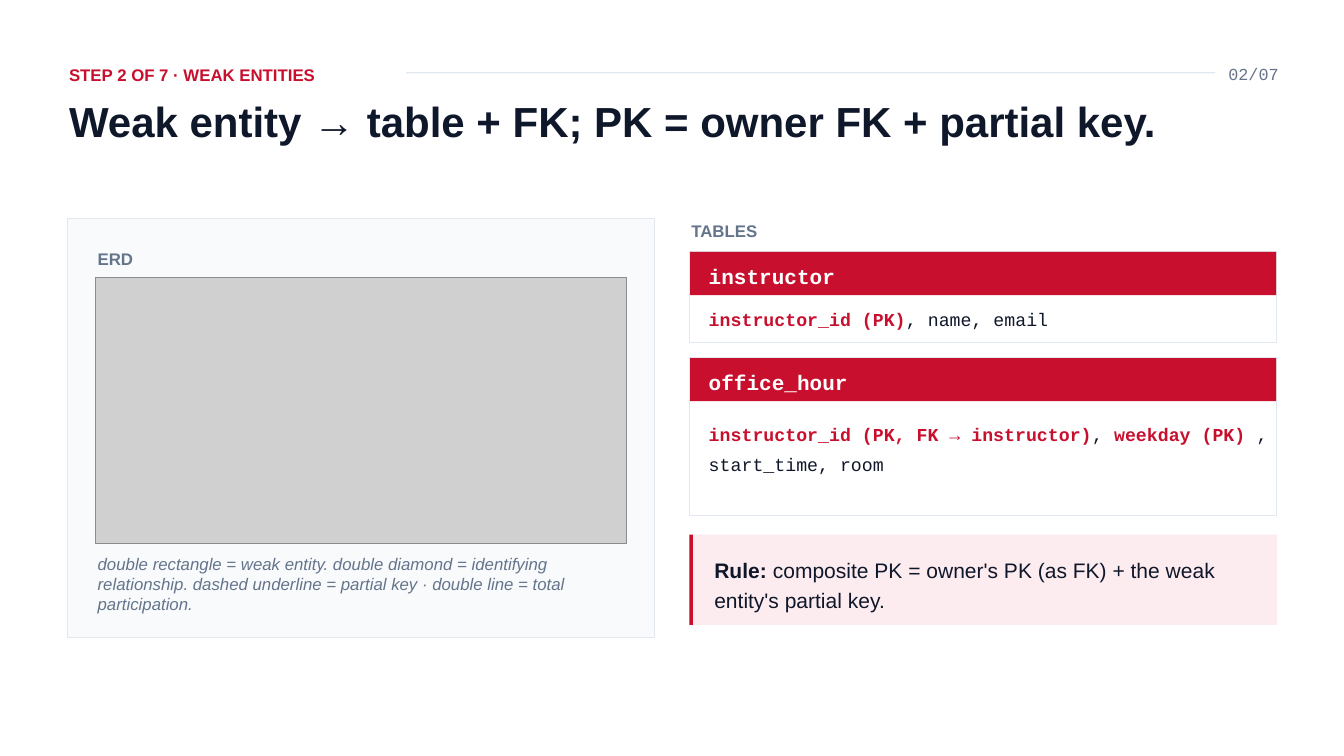
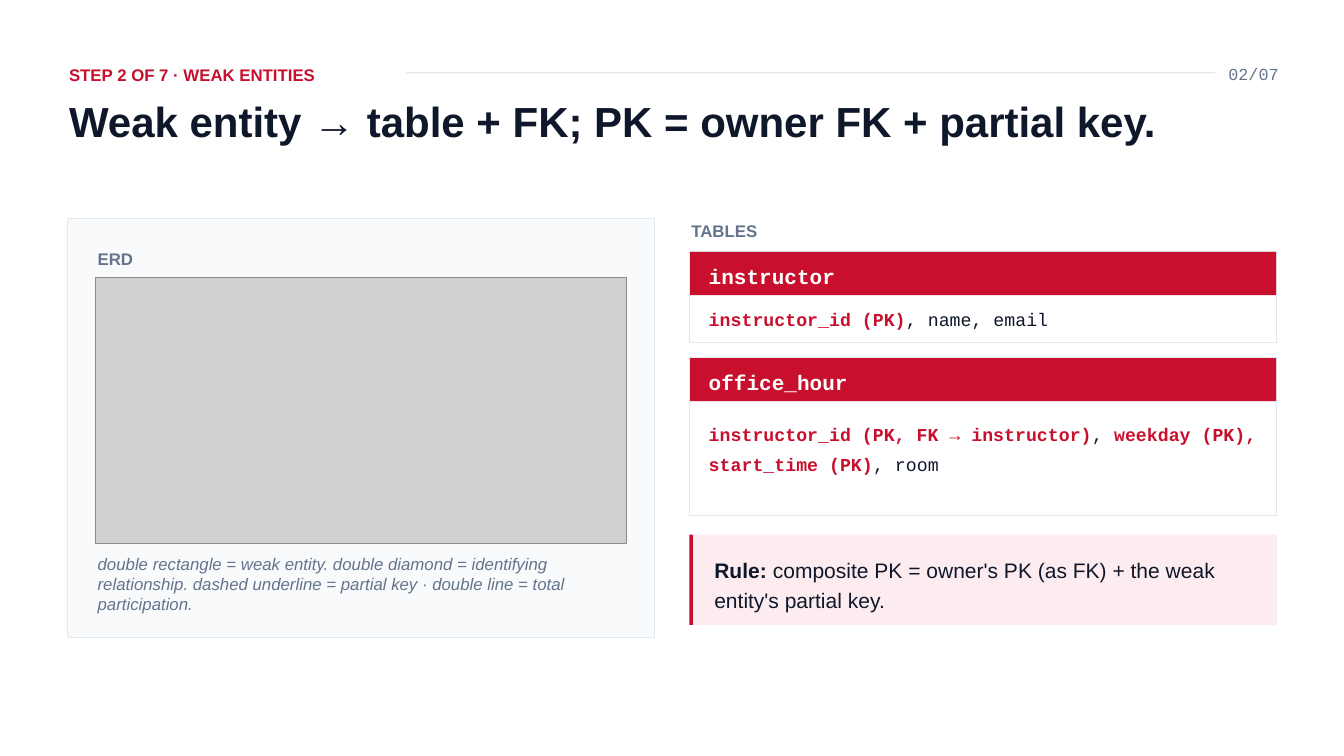
Before and after one commit to ahmedatef2007/db-slides, a slide deck: slide 8 of pptx/ITI_Database_Course_Lesson_3_Enhanced.pptx. Drawn at 1344x756 pixels with LibreOffice and Linux fonts; fonts in the diff are those of the drawing; grey boxes stand for pictures. Boxes give left, top, right and bottom in pixels: in the first picture for what was removed or moved away, otherwise in the second. Text is boxed around its words. In the diff, an @@ line names an element or a change of style, - is before the commit and + after.

```diff
--- a/pptx/ITI_Database_Course_Lesson_3_Enhanced.pptx
+++ b/pptx/ITI_Database_Course_Lesson_3_Enhanced.pptx
@@ text at [709,428,1257,475]: text changed @@
-instructor_id (PK, FK → instructor), weekday (PK) , start_time, room
+instructor_id (PK, FK → instructor), weekday (PK), start_time (PK), room
```
Also in this commit, not shown: 8 other slides changed, 8 other files.
